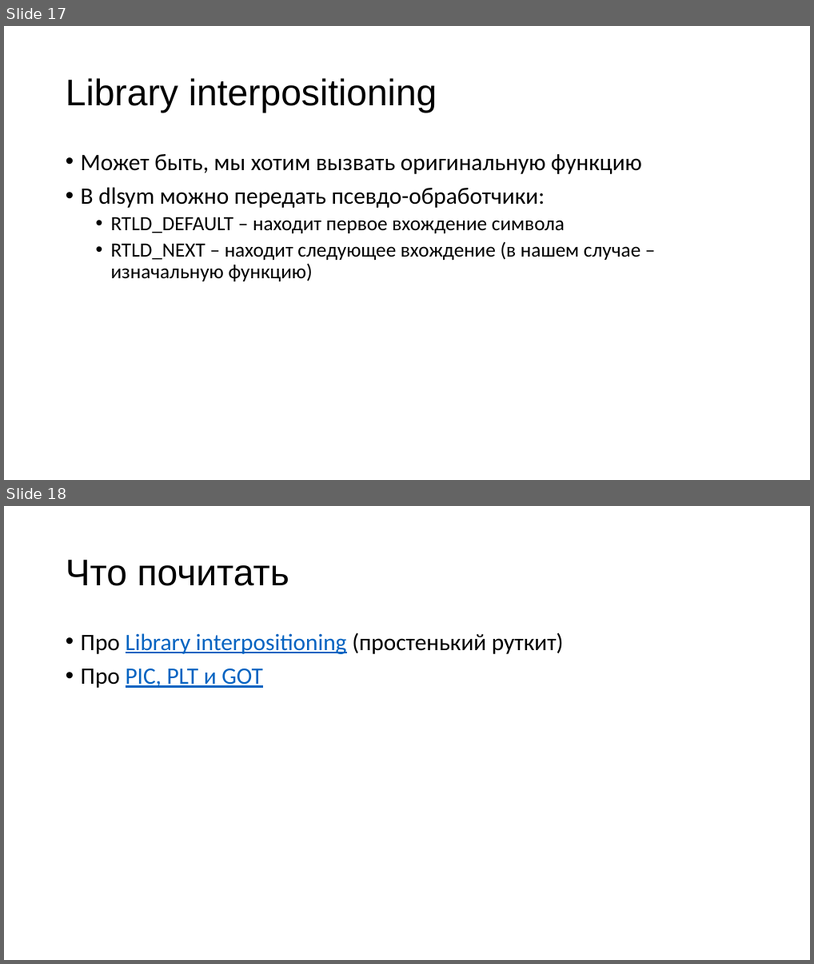
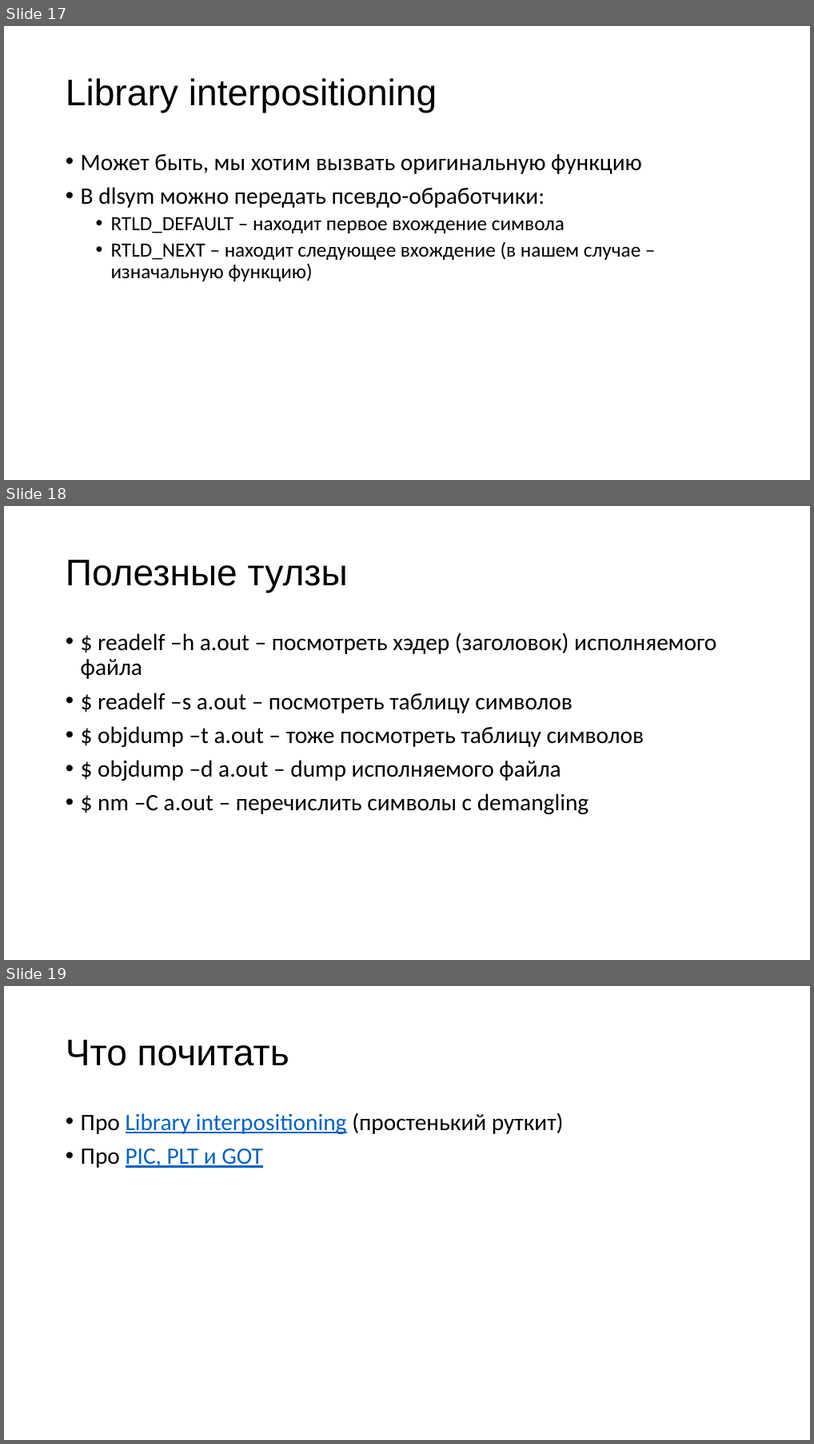
Before and after one commit to kostya2709/CAOS_seminars, a slide deck: sem_12_lib/presentations/sem_12_lib.pptx. Shown one above the other, each under a label of ours: slides 17 and 18 before the commit, slides 17, 18 and 19 after it. The pictures are 814x964 and 814x1444 pixels, drawn with LibreOffice and Linux fonts; fonts in the diff are those of the drawing. Boxes give left, top, right and bottom in pixels: in the first picture for what was removed or moved away, otherwise in the second. Text is boxed around its words. In the diff, an @@ line names an element or a change of style, - is before the commit and + after.

```diff
--- a/sem_12_lib/presentations/sem_12_lib.pptx
+++ b/sem_12_lib/presentations/sem_12_lib.pptx
@@ slide 18 added at (x1=4, y1=506, x2=810, y2=960), background #FFFFFF @@
@@ title added at (x1=66, y1=560, x2=348, y2=593), 44 pt, text #000000 @@
+Полезные тулзы
@@ text added at (x1=81, y1=632, x2=717, y2=814), 28 pt, text #000000 @@
+• $ readelf –h a.out – посмотреть хэдер (заголовок) исполняемого файла
+• $ readelf –s a.out – посмотреть таблицу символов
+• $ objdump –t a.out – тоже посмотреть таблицу символов
+• $ objdump –d a.out – dump исполняемого файла
+• $ nm –C a.out – перечислить символы с demangling
@@ what was slide 18 is now slide 19 @@
```
Also in this commit, not shown: 1 slide changed, 20 other files.
